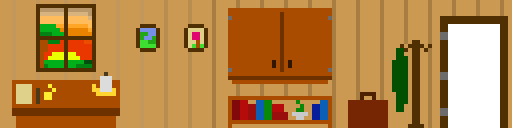
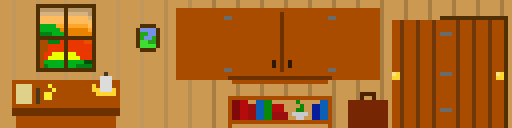
Layer changes from the first 512 x 128 image to the second:
renamed ">cupboard open" to ">cupboard_open", showed it over (176, 8, 380, 80)
renamed ">door open" to ">door_open", showed it over (392, 20, 444, 128)
renamed ">door" to ">door_closed", showed it over (444, 20, 504, 128)
